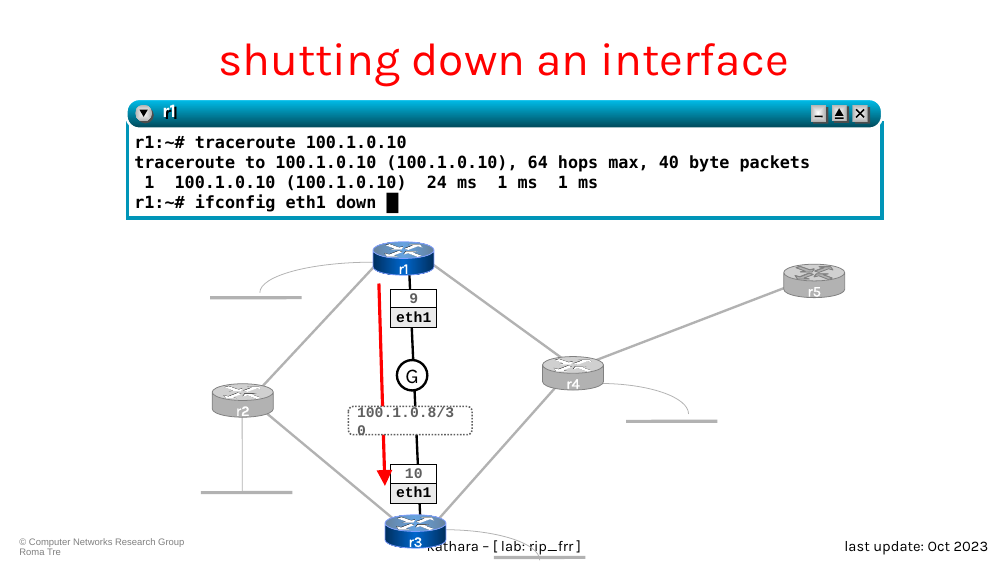
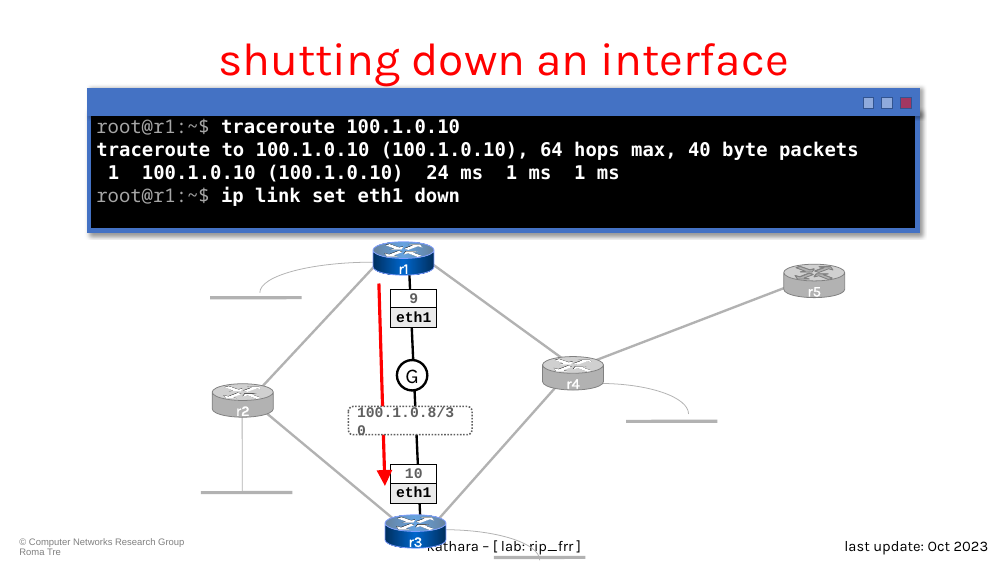
Before and after one commit to KatharaFramework/Kathara-Labs, a slide deck: slide 27 of main-labs/intradomain-routing/frr/rip/009-kathara-lab_rip.pptx (slide 29 before the commit). Drawn at 1008x567 pixels with LibreOffice and Linux fonts; fonts in the diff are those of the drawing; background and template pictures are left out. Boxes give left, top, right and bottom in pixels: in the first picture for what was removed or moved away, otherwise in the second. Text is boxed around its words. In the diff, an @@ line names an element or a change of style, - is before the commit and + after.

```diff
--- a/main-labs/intradomain-routing/frr/rip/009-kathara-lab_rip.pptx
+++ b/main-labs/intradomain-routing/frr/rip/009-kathara-lab_rip.pptx
@@ rectangle "root@r1:~$ traceroute 100.1.0.10": place and size @@
-rectangle "root@r1:~$ traceroute 100.1.0.10" at bbox=[134, 135, 811, 212]
+rectangle "root@r1:~$ traceroute 100.1.0.10" at bbox=[89, 111, 918, 231]
@@ rectangle "root@r1:~$ traceroute 100.1.0.10" at bbox=[89, 111, 918, 231]: fill none to #000000; outline none to #4472C4 4.5 pt; shadow on @@
@@ rectangle: place and size @@
-rectangle at bbox=[128, 123, 882, 218]
+rectangle at bbox=[89, 91, 918, 114]
@@ rectangle at bbox=[89, 91, 918, 114]: fill none to #4472C4; outline #0095B8 3 pt to #4472C4 4.5 pt; shadow on @@
@@ text in rectangle at bbox=[96, 119, 460, 135]: text changed; size 16 to 18 pt; text colour #000000 to #FFFFFF @@
-r1:~# traceroute 100.1.0.10
+root@r1:~$ traceroute 100.1.0.10
@@ rounded rectangle removed at bbox=[126, 99, 882, 129] @@
@@ ellipse removed at bbox=[135, 105, 152, 122] @@
@@ ellipse removed at bbox=[137, 107, 154, 123] @@
@@ triangle removed at bbox=[140, 110, 148, 117] @@
@@ text removed at bbox=[162, 100, 176, 123] @@
-r1
@@ rectangle removed at bbox=[811, 105, 826, 122] @@
@@ rectangle removed at bbox=[813, 107, 828, 124] @@
@@ line removed from (815, 116) to (823, 116) @@
@@ rectangle removed at bbox=[834, 107, 849, 123] @@
@@ line removed from (835, 118) to (844, 118) @@
@@ triangle removed at bbox=[835, 108, 844, 116] @@
@@ line removed from (856, 117) to (864, 110) @@
@@ line removed from (856, 110) to (864, 117) @@
@@ rectangle: place and size @@
-rectangle at bbox=[852, 105, 867, 122]
+rectangle at bbox=[864, 98, 874, 108]
@@ rectangle at bbox=[864, 98, 874, 108]: fill gradient #FFFFFF to #B2B2B2 to #8FAADC; outline none to #325491 1 pt @@
@@ rectangle: place and size @@
-rectangle at bbox=[855, 107, 870, 124]
+rectangle at bbox=[882, 98, 893, 108]
@@ rectangle at bbox=[882, 98, 893, 108]: fill #4D4D4D to #8FAADC; outline none to #325491 1 pt @@
@@ rectangle: place and size @@
-rectangle at bbox=[832, 105, 847, 122]
+rectangle at bbox=[901, 98, 911, 108]
@@ rectangle at bbox=[901, 98, 911, 108]: fill gradient #FFFFFF to #B2B2B2 to #FF0000 at 50% opacity; outline none to #325491 1 pt @@
@@ text in rectangle at bbox=[96, 141, 859, 182]: size 16 to 18 pt, text colour #000000 to #FFFFFF in "traceroute to 100.1.0.10 (100.1.0.10), 64 hops max, ...", "1 100.1.0.10 (100.1.0.10) 24 ms 1 ms ..." @@
@@ text in rectangle at bbox=[96, 186, 461, 206]: text changed; size 16 to 18 pt; text colour #000000 to #FFFFFF @@
-r1:~# ifconfig eth1 down █
+root@r1:~$ ip link set eth1 down
```
Also in this commit, not shown: 18 other slides changed, 3 slides removed, 1 other file.
